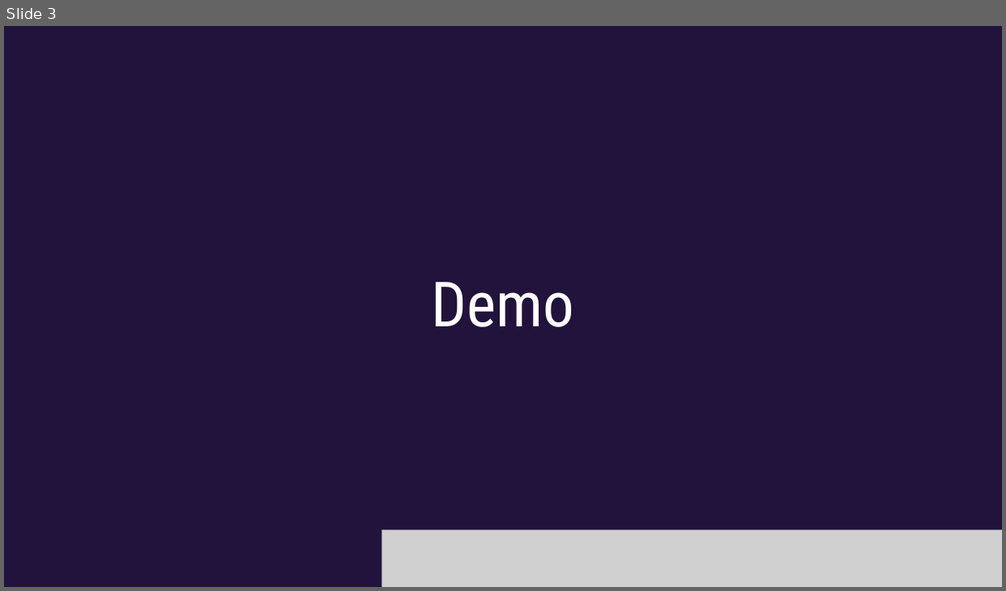
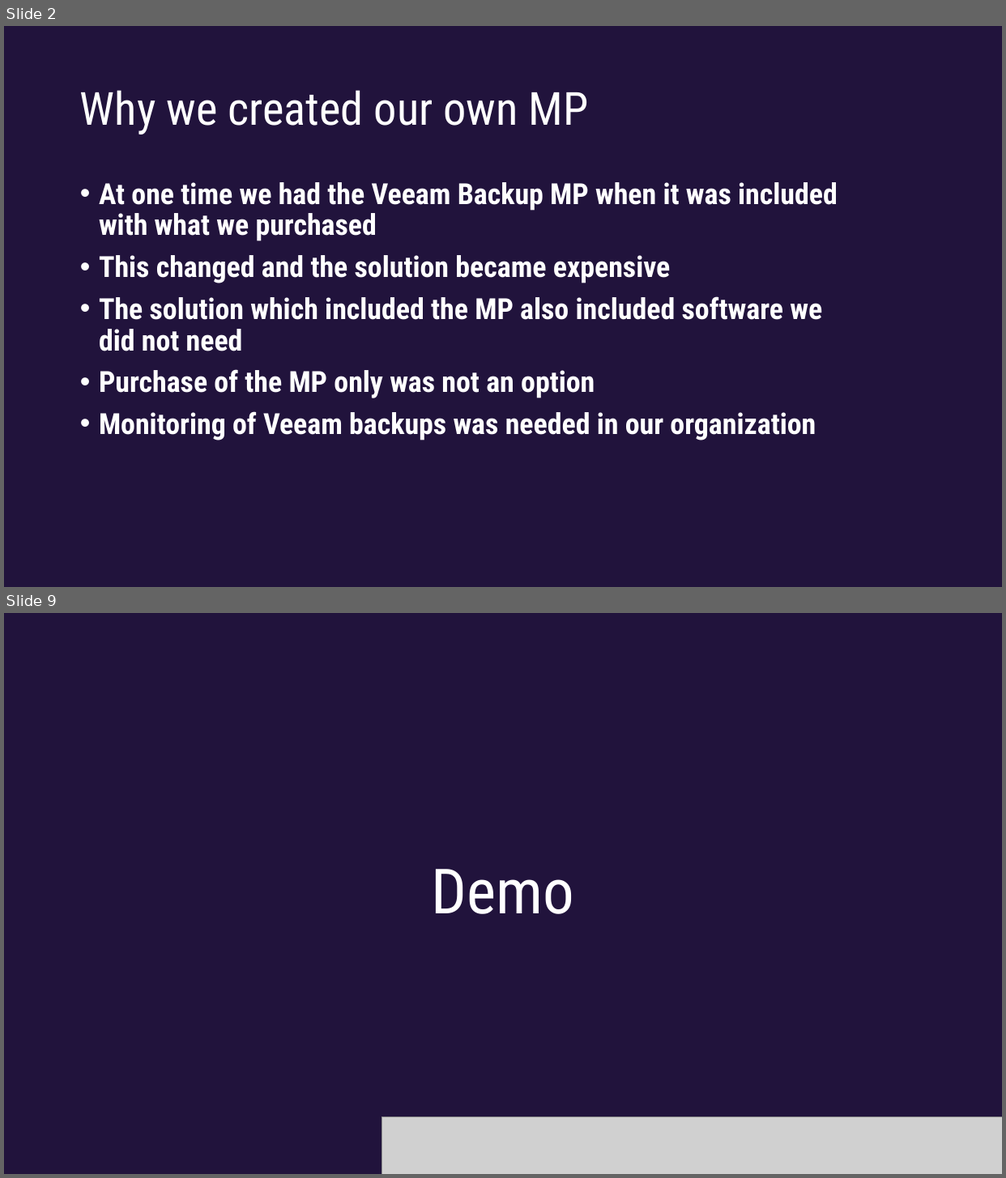
Before and after one commit to dsmith14w/VeeamBackupMP, a slide deck: SCOMathon 2024 PowerPoint Template D Smith Example.pptx. Shown one above the other, each under a label of ours: slide 3 before the commit, slides 2 and 9 after it; the slides between them are not shown. The pictures are 1006x591 and 1006x1178 pixels, drawn with LibreOffice and Linux fonts; fonts in the diff are those of the drawing; grey boxes stand for pictures; background and template pictures are left out. Boxes give left, top, right and bottom in pixels: in the first picture for what was removed or moved away, otherwise in the second. Text is boxed around its words. In the diff, an @@ line names an element or a change of style, - is before the commit and + after.

```diff
--- a/SCOMathon 2024 PowerPoint Template D Smith Example.pptx
+++ b/SCOMathon 2024 PowerPoint Template D Smith Example.pptx
@@ slide 2 added at (4, 26, 1002, 587), background #21133C @@
@@ title added at (80, 90, 589, 135), 44 pt, text #FFFFFF @@
+Why we created our own MP
@@ text added at (99, 182, 837, 441), 28 pt, text #FFFFFF, bold @@
+• At one time we had the Veeam Backup MP when it was included with what we purchased
+• This changed and the solution became expensive
+• The solution which included the MP also included software we did not need
+• Purchase of the MP only was not an option
+• Monitoring of Veeam backups was needed in our organization
@@ what was slide 3 is now slide 9 @@
```
Also in this commit, not shown: 8 other slides added, 3 slides removed.
